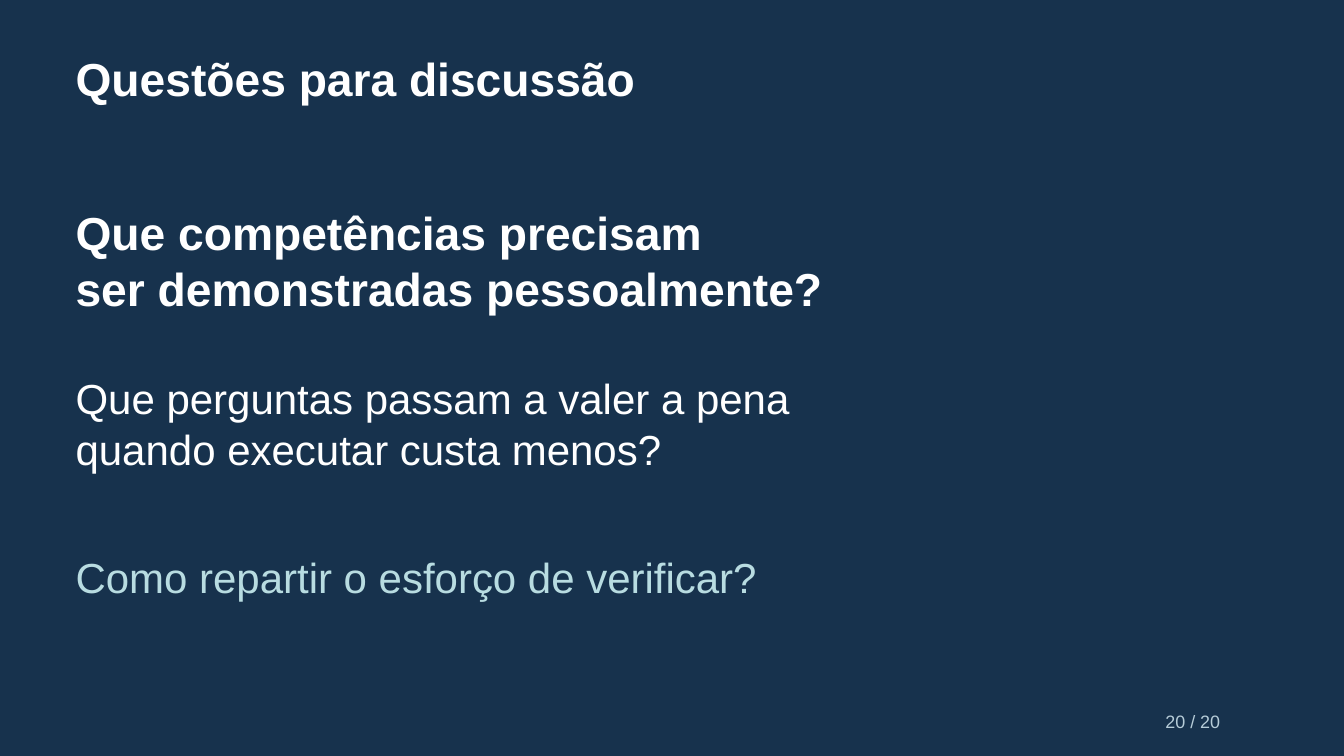
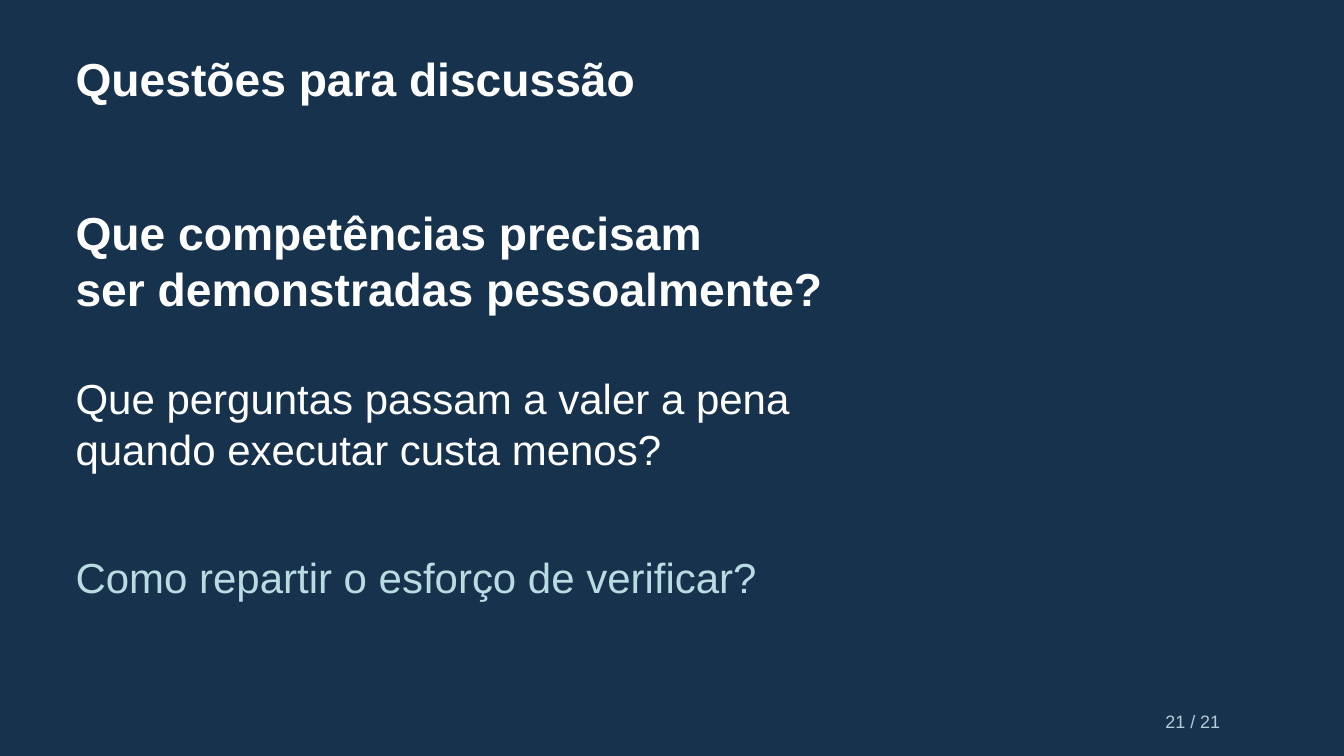
Before and after one commit to flavioluiz/TGdoWayne, a slide deck: slide 21 of presentations/experimento/experimento_codex.pptx (slide 20 before the commit). Drawn at 1344x756 pixels with LibreOffice and Linux fonts; fonts in the diff are those of the drawing. Boxes give left, top, right and bottom in pixels: in the first picture for what was removed or moved away, otherwise in the second. Text is boxed around its words. In the diff, an @@ line names an element or a change of style, - is before the commit and + after.

```diff
--- a/presentations/experimento/experimento_codex.pptx
+++ b/presentations/experimento/experimento_codex.pptx
@@ text at box(1165, 715, 1220, 728): text changed @@
-20 / 20
+21 / 21
```
Also in this commit, not shown: 20 other slides changed, 1 slide added, 12 other files.
